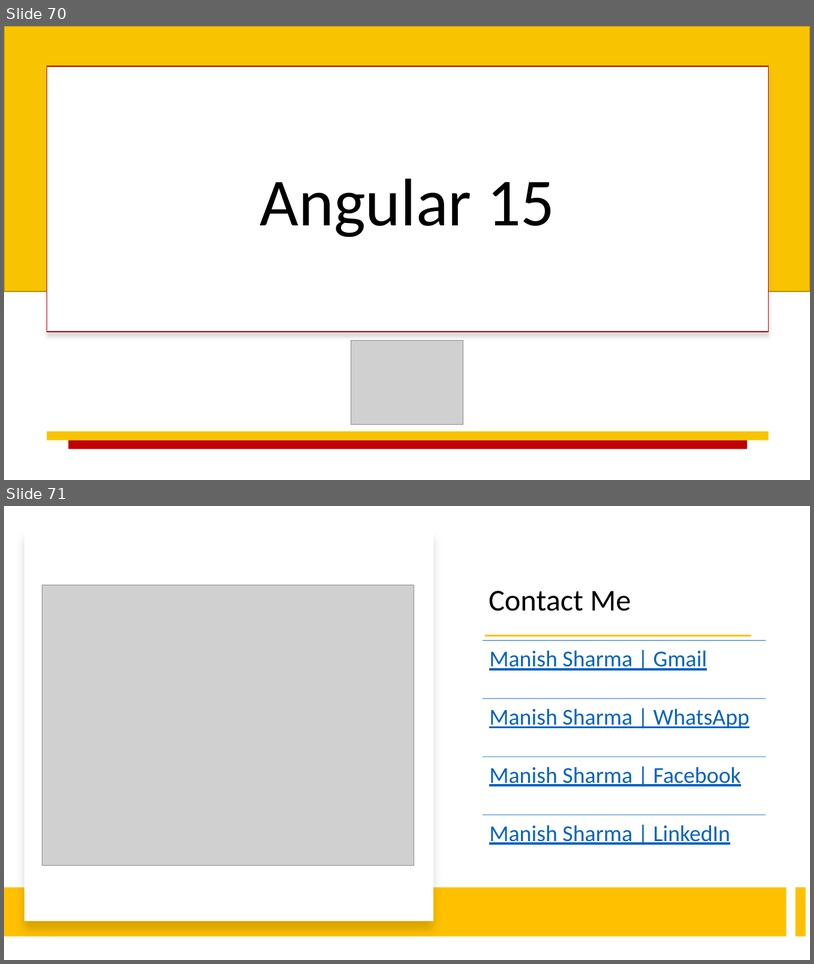
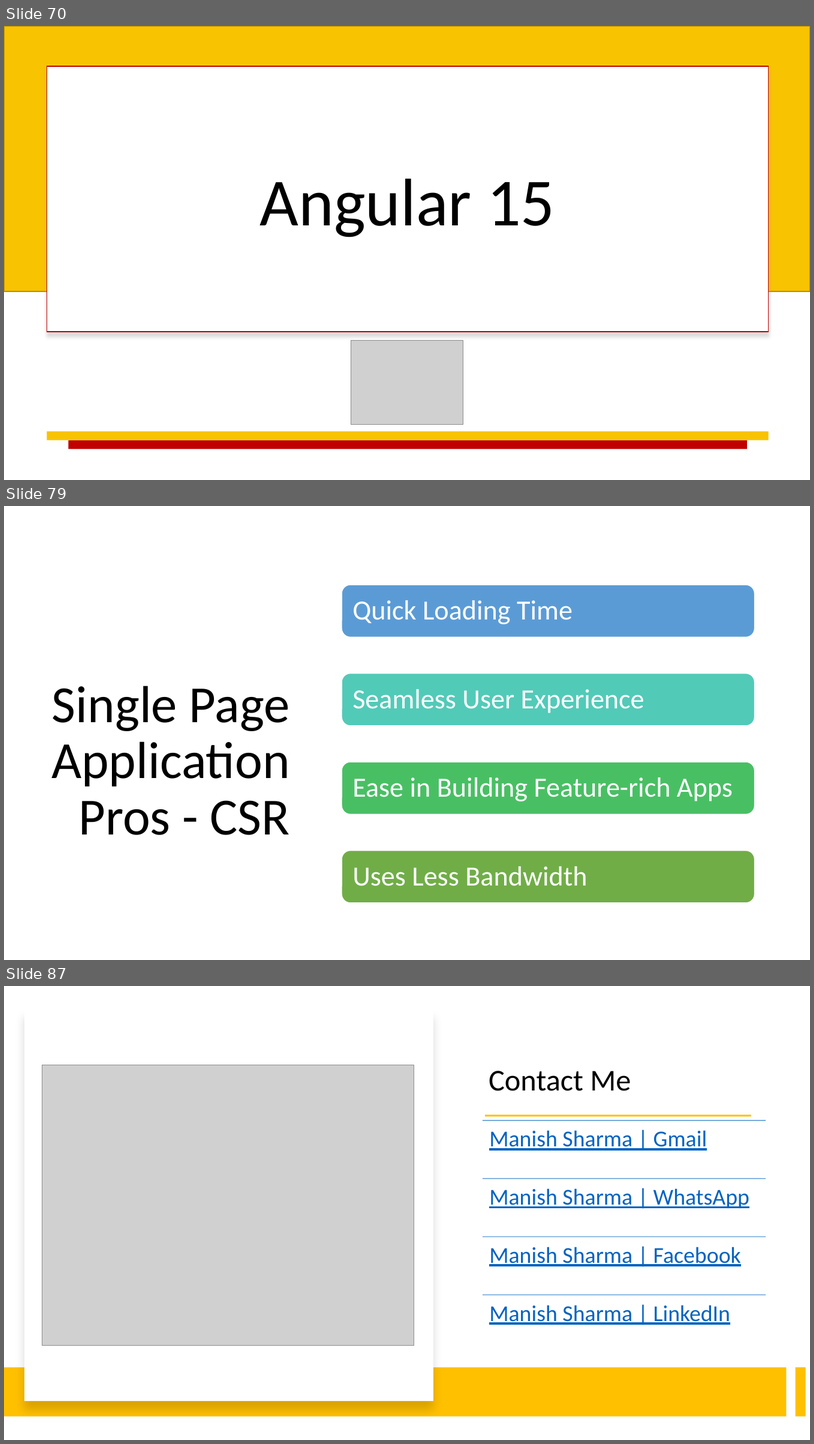
Before and after one commit to explore-with-manish/BFL_Byte_Jul23, a slide deck: Ng-Byte.pptx. Shown one above the other, each under a label of ours: slides 70 and 71 before the commit, slides 70, 79 and 87 after it; the slides between them are not shown. The pictures are 814x964 and 814x1444 pixels, drawn with LibreOffice and Linux fonts; fonts in the diff are those of the drawing; grey boxes stand for pictures. Boxes give left, top, right and bottom in pixels: in the first picture for what was removed or moved away, otherwise in the second. Text is boxed around its words. In the diff, an @@ line names an element or a change of style, - is before the commit and + after.

```diff
--- a/Ng-Byte.pptx
+++ b/Ng-Byte.pptx
@@ slide 79 added at [4,506,810,960], background #FFFFFF @@
@@ title added at [51,685,290,835], 62 pt, text #000000 @@
+Single Page Application Pros - CSR
@@ group added at [342,585,755,903]: 4 rounded rectangles, 4 texts @@
+Quick Loading Time
+Seamless User Experience
+Ease in Building Feature-rich Apps
+Uses Less Bandwidth
@@ what was slide 71 is now slide 87 @@
```
Also in this commit, not shown: 15 other slides added, 4 other files.
